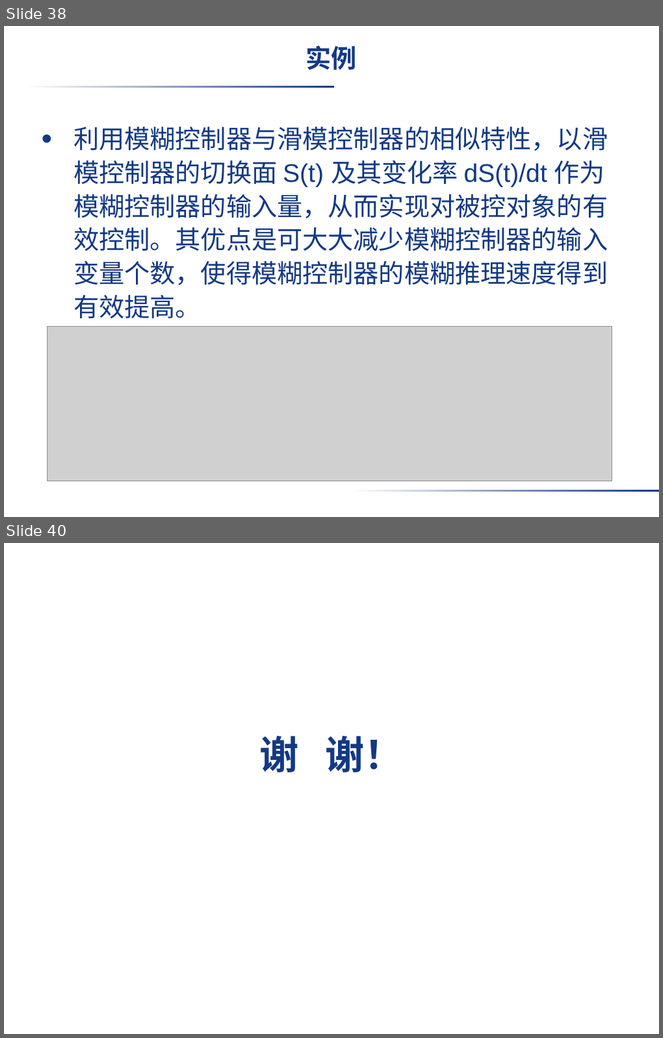
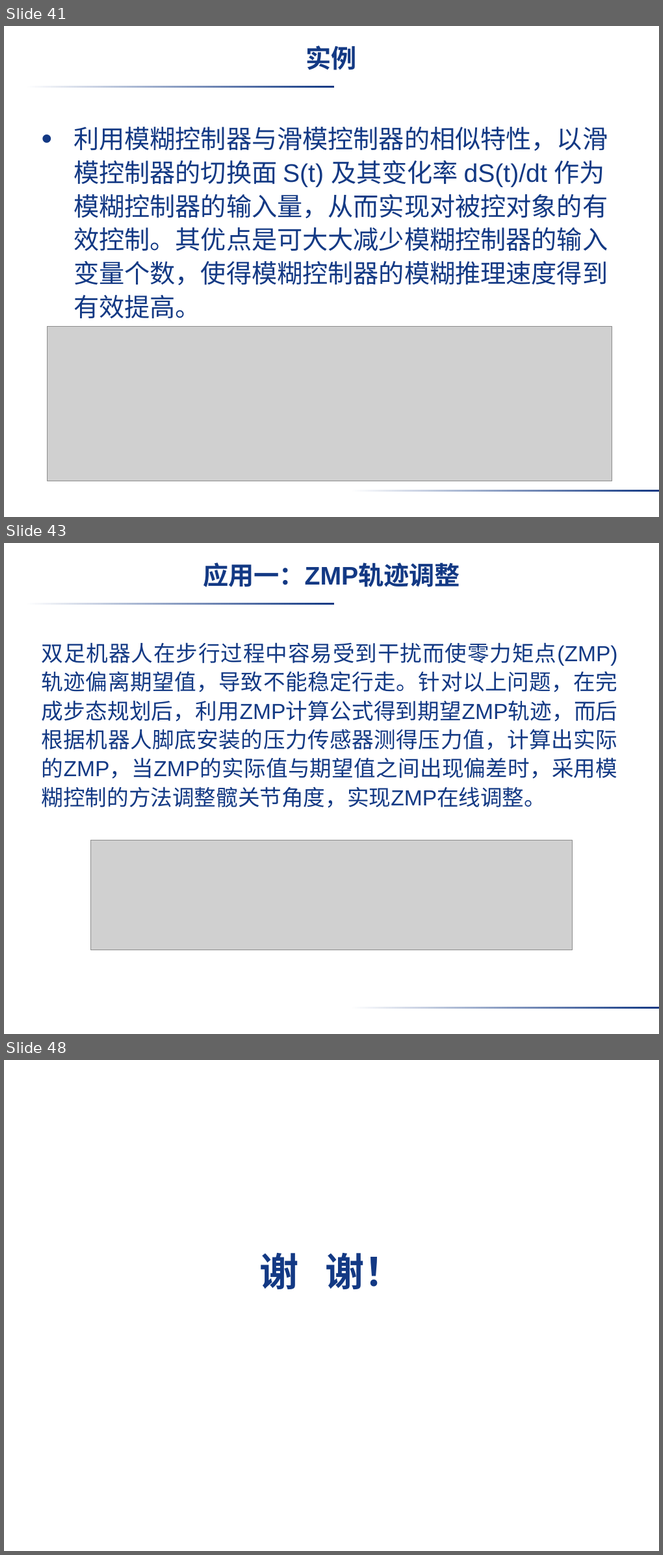
Before and after one commit to liujimu/fuzzy_control_homework, a slide deck: 第一次作业_刘继沐.pptx. Shown one above the other, each under a label of ours: slides 38 and 40 before the commit, slides 41, 43 and 48 after it; the slides between them are not shown. The pictures are 663x1038 and 663x1555 pixels, drawn with LibreOffice and Linux fonts; fonts in the diff are those of the drawing; grey boxes stand for pictures; background and template pictures are left out. Boxes give left, top, right and bottom in pixels: in the first picture for what was removed or moved away, otherwise in the second. Text is boxed around its words. In the diff, an @@ line names an element or a change of style, - is before the commit and + after.

```diff
--- a/第一次作业_刘继沐.pptx
+++ b/第一次作业_刘继沐.pptx
@@ slide 43 added at (x1=4, y1=543, x2=659, y2=1034), background picture (left out); not listed: 2 template elements that a slide beside it also shows @@
@@ title added at (x1=203, y1=563, x2=460, y2=587), 28 pt, text #133984, bold @@
+应用一：ZMP轨迹调整
@@ text added at (x1=42, y1=642, x2=618, y2=808), 24 pt, text #133984 @@
+双足机器人在步行过程中容易受到干扰而使零力矩点(ZMP)轨迹偏离期望值，导致不能稳定行走。针对以上问题，在完成步态规划后，利用ZMP计算公式得到期望ZMP轨迹，而后根据机器人脚底安装的压力传感器测得压力值，计算出实际的ZMP，当ZMP的实际值与期望值之间出现偏差时，采用模糊控制的方法调整髋关节角度，实现ZMP在线调整。
@@ picture added at (x1=91, y1=841, x2=572, y2=951) @@
@@ what was slide 38 is now slide 41 @@
@@ what was slide 40 is now slide 48 @@
```
Also in this commit, not shown: 1 slide changed, 9 other slides added, 2 slides removed, 1 other file.
